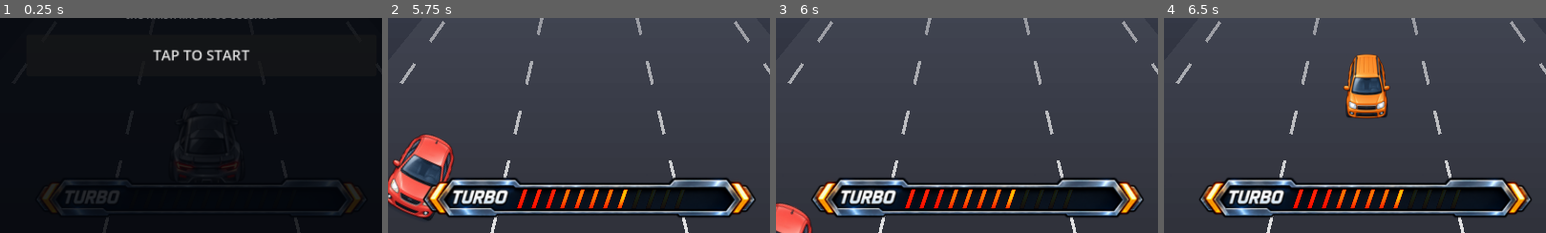
Above: before the commit, frames 1-4 (left to right).
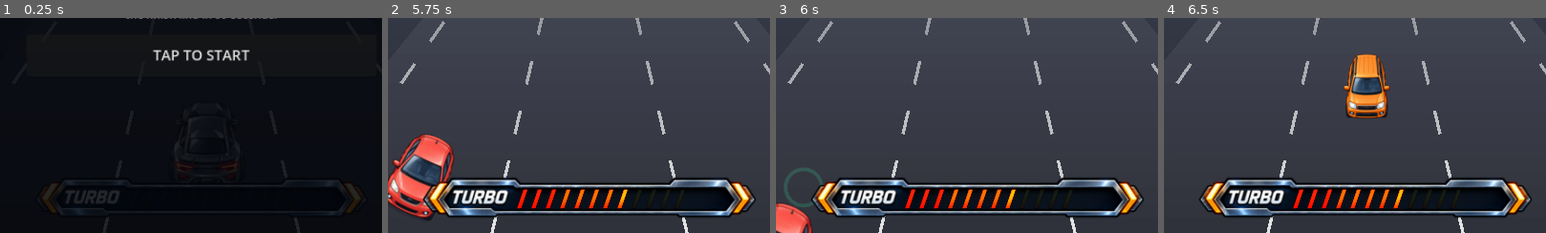
Above: after the commit, the same moments.

Repository: kjs8806/swerve
Game: Godot game, scene res://scenes/Main.tscn
The game is run twice, just before and just after one commit, with the same random seed, the same clock (stepped at 60 frames per second) and the same inputs.
Inputs (mouse positions are % of the whole screen's width and height, from its top left):
- Up to frame 1 (0.25 s): no input
- Up to frame 2 (5.75 s): click "TAP TO START" at 0.5 s; click (13, 83) at 1.25 s; click (87, 83) at 2 s; tap Enter at 2.75, 2.85, 3.8, 4.35, 5.1 s; hold Right 2.78-4.28 s; tap Space at 3.02, 3.05, 3.32, 3.6, 3.77, 4.07, 4.55, 5.27, 5.57 s; hold Left from 4.28 s (still down)
- Up to frame 3 (6 s): keep holding Left; tap Space at 5.85 s
- Up to frame 4 (6.5 s): keep holding Left; tap Space at 6.02, 6.32 s
The pictures show only the part of the screen within x 24-74%, y 50-100%; the shares and areas given below are measured in that part.

Frames 1-2 are identical in both runs. In frame 3, 0.4% of the frame differs, in the area x 2-13%, y 69-88%; in frame 4, nothing differs.

Commit message:
Add near-miss visual feedback beyond the "NICE!" text popup
Near-misses (both a swerve-away dodge and staying put while an
obstacle passes) previously only produced the "NICE! xN" text popup -
no distinct visual on the moment itself, unlike collisions (hit_flash
+ shake) or turbo (ring/flash/speed-lines/exhaust). Addressed by:

- Generalized the coin-pickup spark effect (previously coin-only) into
  a shared spark_fx system taking a duration and color, since a
  near-miss wants the exact same "expanding ring at a world position"
  mechanic, just teal instead of gold and anchored on the dodged
  obstacle instead of the coin.
- Added a light teal screen tint (near_miss_flash) mirroring the
  existing hit_flash pattern, but far more restrained (0.14 max alpha
  over 0.18s vs hit_flash's 0.35 over 0.25s) since this rewards the
  player rather than punishing them - deliberately avoids the
  "excessive flashing" the charter warns against.

Verified headlessly (Godot 4.3, Xvfb + opengl3): a scripted SceneTree
harness forced a real dodge scenario (obstacle in a different lane
than the player, past PASS_AT, dodged=true - matching how
_check_near_miss_on_leave actually marks a dodge) and asserted combo,
near_miss_flash, and a correctly-colored spark all trigger and fully
decay/clear within a bounded frame count; separately re-verified the
coin-pickup path still spawns a gold spark through the same shared
code. Zero engine/script errors. Also captured a rendered screenshot
of a near-miss confirming the popup, combo badge, and spark are all
visible together without the tint overpowering the scene.

Co-Authored-By: Claude Sonnet 5 <noreply@anthropic.com>
Claude-Session: https://claude.ai/code/session_01QqagUjceaYyhY4xqvSyKnT

Diff:
--- a/godot/scripts/Race.gd
+++ b/godot/scripts/Race.gd
@@ -46,10 +46,19 @@
 const SPEED_LINE_PULSE_SPEED := 3.0
 
 # Coin pickup feedback: a quick punch on the HUD counter plus a brief
-# in-world sparkle at the exact pickup point.
+# in-world sparkle (see spark_fx below) at the exact pickup point.
 const COIN_PUNCH_DURATION := 0.18
 const COIN_PUNCH_SCALE := 1.35
 const COIN_PICKUP_FX_DURATION := 0.3
+const COIN_SPARK_COLOR := Color(1.0, 0.85, 0.3)
+
+# Near-miss feedback: same expanding-spark mechanic as a coin pickup (see
+# spark_fx below), positioned at the dodged obstacle, plus a light screen
+# tint - far more restrained than hit_flash since this rewards the player
+# rather than punishing them.
+const NEAR_MISS_FX_DURATION := 0.3
+const NEAR_MISS_SPARK_COLOR := Color(0.208, 0.878, 0.631)
+const NEAR_MISS_FLASH_DURATION := 0.18
 
 const TEX_BACKGROUND := preload("res://assets/environment/ocean-sky.png")
 const TEX_GUARDRAILS := preload("res://assets/environment/guardrails.png")
@@ -99,7 +108,8 @@
 var turbo_ring_t: float = 0.0
 var turbo_flash_t: float = 0.0
 var coin_punch_t: float = 0.0
-var coin_pickups: Array = []
+var near_miss_flash: float = 0.0
+var spark_fx: Array = [] # {pos, scale, t, duration, color} - coin pickups + near-misses
 var obstacles: Array = []
 var coins_list: Array = []
 var obstacle_timer: float = 0.0
@@ -233,7 +243,8 @@
 	turbo_ring_t = 0.0
 	turbo_flash_t = 0.0
 	coin_punch_t = 0.0
-	coin_pickups.clear()
+	near_miss_flash = 0.0
+	spark_fx.clear()
 	position = Vector2.ZERO
 	obstacles.clear()
 	coins_list.clear()
@@ -256,6 +267,10 @@
 	if is_turbo:
 		mult *= TURBO_MULT
 	return base_speed() * mult
+
+
+func _spawn_spark(pos: Vector2, scale: float, duration: float, color: Color) -> void:
+	spark_fx.append({"pos": pos, "scale": scale, "t": duration, "duration": duration, "color": color})
 
 
 func popup_combo(text: String, color: Color) -> void:
@@ -404,6 +419,8 @@
 				boost_t = BOOST_TIME
 				combo += 1
 				best_combo = maxi(best_combo, combo)
+				near_miss_flash = NEAR_MISS_FLASH_DURATION
+				_spawn_spark(Vector2(lane_x(o["lane"], o["p"]), row_y(o["p"])), scale_at(o["p"]), NEAR_MISS_FX_DURATION, NEAR_MISS_SPARK_COLOR)
 				if not is_turbo:
 					popup_combo("NICE! x%d" % combo, Color(0.208, 0.878, 0.631))
 
@@ -417,11 +434,7 @@
 			c["collected"] = true
 			coins += 1
 			coin_punch_t = COIN_PUNCH_DURATION
-			coin_pickups.append({
-				"pos": Vector2(lane_x(c["lane"], c["p"]), row_y(c["p"])),
-				"scale": scale_at(c["p"]),
-				"t": COIN_PICKUP_FX_DURATION,
-			})
+			_spawn_spark(Vector2(lane_x(c["lane"], c["p"]), row_y(c["p"])), scale_at(c["p"]), COIN_PICKUP_FX_DURATION, COIN_SPARK_COLOR)
 			if not is_turbo:
 				turbo_gauge = minf(TURBO_GAUGE_MAX, turbo_gauge + TURBO_GAIN_PER_COIN)
 				if turbo_gauge >= TURBO_GAUGE_MAX:
@@ -465,9 +478,11 @@
 		turbo_flash_t = maxf(0.0, turbo_flash_t - dt)
 	if coin_punch_t > 0.0:
 		coin_punch_t = maxf(0.0, coin_punch_t - dt)
-	for fx in coin_pickups:
+	if near_miss_flash > 0.0:
+		near_miss_flash = maxf(0.0, near_miss_flash - dt)
+	for fx in spark_fx:
 		fx["t"] -= dt
-	coin_pickups = coin_pickups.filter(func(fx): return fx["t"] > 0.0)
+	spark_fx = spark_fx.filter(func(fx): return fx["t"] > 0.0)
 
 	# Camera shake only ever offsets this Node2D, never the HUD (a separate
 	# CanvasLayer, immune to its parent's 2D transform) - so it can never
@@ -592,8 +607,8 @@
 	for item in draw_items:
 		item["cb"].call()
 
-	for fx in coin_pickups:
-		_draw_coin_pickup_fx(fx)
+	for fx in spark_fx:
+		_draw_spark_fx(fx)
 
 	if turbo_ring_t > 0.0:
 		_draw_turbo_ring(px, py)
@@ -603,6 +618,8 @@
 	var sz := get_viewport_rect().size
 	if hit_flash > 0.0:
 		draw_rect(Rect2(Vector2.ZERO, sz), Color(1, 0, 0, hit_flash * 0.35))
+	if near_miss_flash > 0.0:
+		draw_rect(Rect2(Vector2.ZERO, sz), Color(0.208, 0.878, 0.631, near_miss_flash / NEAR_MISS_FLASH_DURATION * 0.14))
 	if win_flash > 0.0:
 		draw_rect(Rect2(Vector2.ZERO, sz), Color(1, 1, 1, win_flash * 0.6))
 
@@ -732,14 +749,16 @@
 	draw_texture_rect(TEX_COIN, Rect2(pos - size * 0.5, size), false)
 
 
-# Quick gold ring expanding from the exact pickup point - no dedicated
-# coin-sparkle asset exists yet, so this stays procedural (see coin.png's
-# own glow/spin for the baseline "approved" coin look this supplements).
-func _draw_coin_pickup_fx(fx: Dictionary) -> void:
-	var t: float = 1.0 - fx["t"] / COIN_PICKUP_FX_DURATION
+# Quick colored ring expanding from a world position - shared by coin
+# pickups (gold) and near-misses (teal). No dedicated sparkle asset exists
+# for either yet, so this stays procedural.
+func _draw_spark_fx(fx: Dictionary) -> void:
+	var t: float = 1.0 - fx["t"] / fx["duration"]
 	var radius: float = lerp(4.0, 26.0, t) * fx["scale"]
 	var alpha: float = 1.0 - t
-	draw_arc(fx["pos"], radius, 0.0, TAU, 20, Color(1.0, 0.85, 0.3, alpha * 0.9), 3.0 * fx["scale"], true)
+	var col: Color = fx["color"]
+	col.a = alpha * 0.9
+	draw_arc(fx["pos"], radius, 0.0, TAU, 20, col, 3.0 * fx["scale"], true)
 
 
 func _draw_finish_tape(p: float) -> void:
